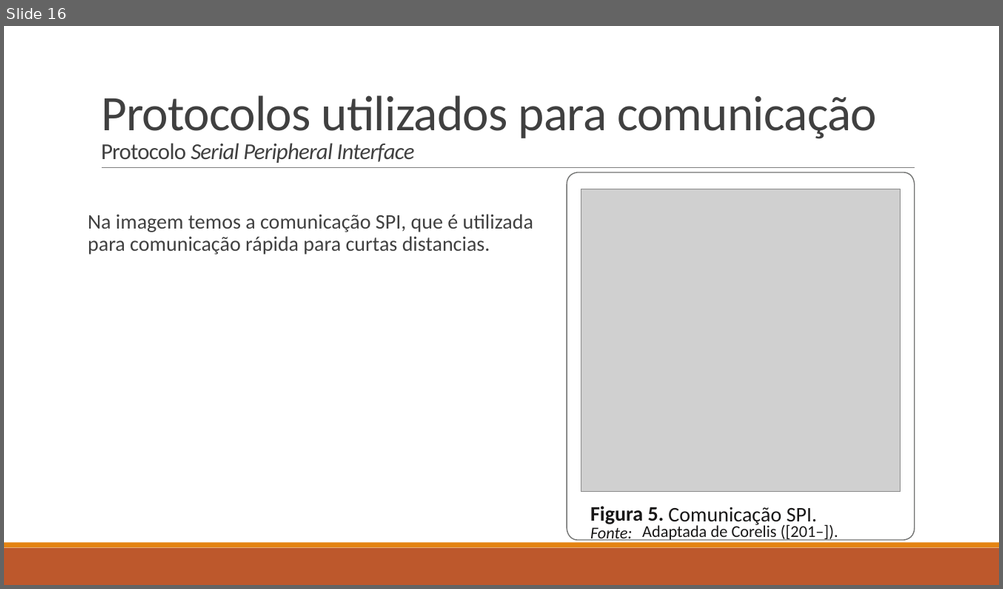
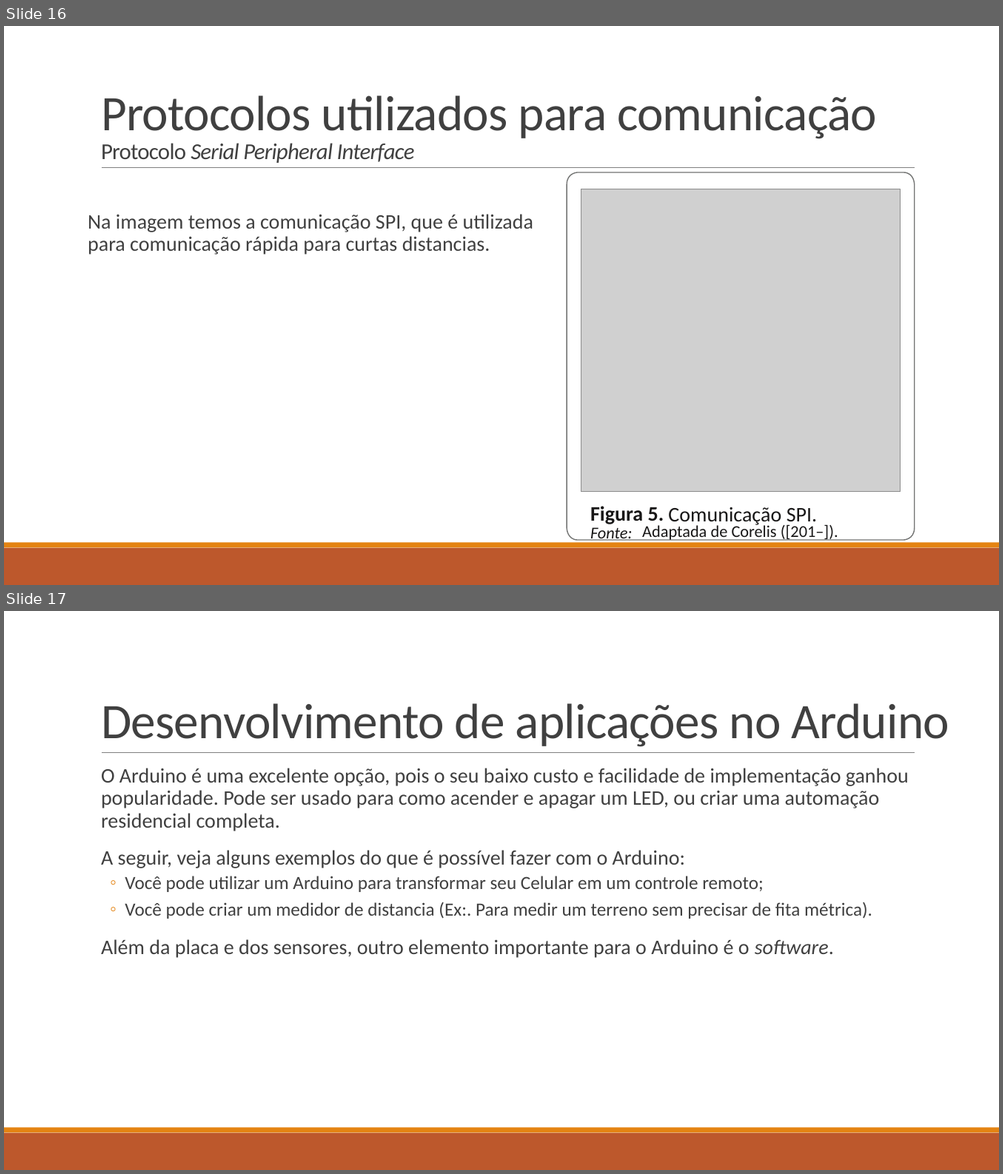
Before and after one commit to LucasHerculanoAmaro/Minhas-Aulas, a slide deck: Eugenio Mariz de Oliveira Netto/Programação de Aplicativos Mobile II/Aula 9/Introdução à Internet das Coisas na plataforma Arduíno.pptx. Shown one above the other, each under a label of ours: slide 16 before the commit, slides 16 and 17 after it. The pictures are 1003x589 and 1003x1174 pixels, drawn with LibreOffice and Linux fonts; fonts in the diff are those of the drawing; grey boxes stand for pictures. Boxes give left, top, right and bottom in pixels: in the first picture for what was removed or moved away, otherwise in the second. Text is boxed around its words. In the diff, an @@ line names an element or a change of style, - is before the commit and + after.

```diff
--- a/Eugenio Mariz de Oliveira Netto/Programação de Aplicativos Mobile II/Aula 9/Introdução à Internet das Coisas na plataforma Arduíno.pptx
+++ b/Eugenio Mariz de Oliveira Netto/Programação de Aplicativos Mobile II/Aula 9/Introdução à Internet das Coisas na plataforma Arduíno.pptx
@@ slide 17 added at bbox=[4, 611, 999, 1170], background #FFFFFF; not listed: 3 template elements that a slide beside it also shows @@
@@ title added at bbox=[101, 703, 949, 747], 48 pt, text #404040 @@
+Desenvolvimento de aplicações no Arduino
@@ text added at bbox=[101, 768, 908, 958], 20 pt, text #404040 @@
+  O Arduino é uma excelente opção, pois o seu baixo custo e facilidade de implementação ganhou popularidade. Pode ser usado para como acender e apagar um LED, ou criar uma automação residencial completa.
+  A seguir, veja alguns exemplos do que é possível fazer com o Arduino:
+  ◦ Você pode utilizar um Arduino para transformar seu Celular em um controle remoto;
+  ◦ Você pode criar um medidor de distancia (Ex:. Para medir um terreno sem precisar de fita métrica).
+  Além da placa e dos sensores, outro elemento importante para o Arduino é o software.
```
Also in this commit, not shown: 5 other slides added.
